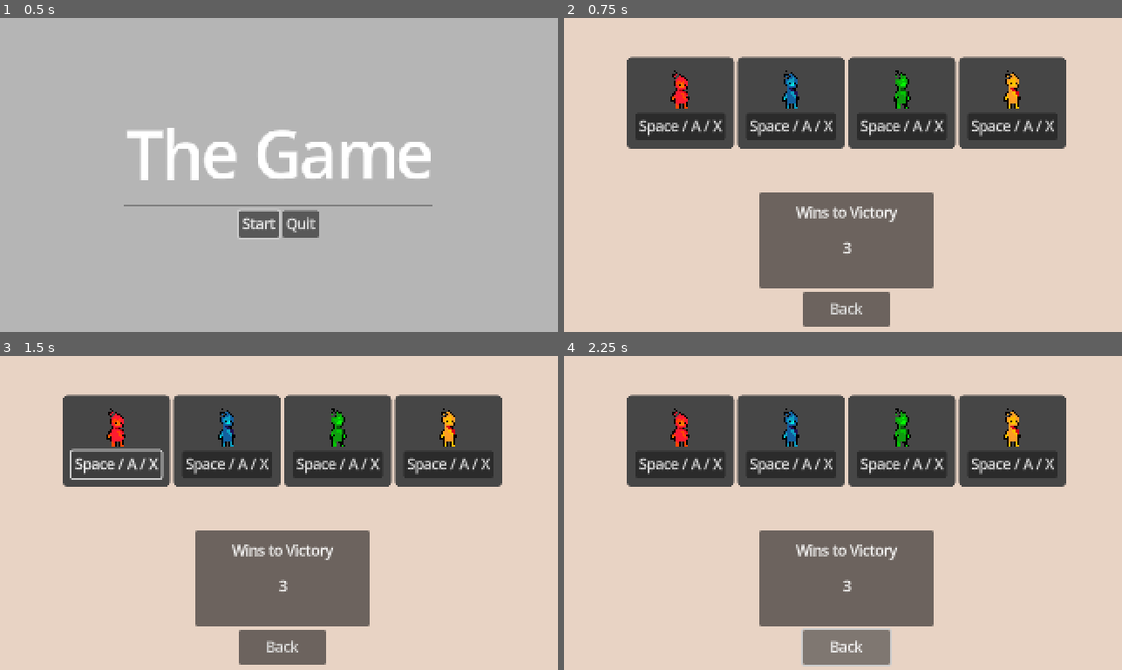
Above: before the commit, frames 1-4 (two rows, left to right).
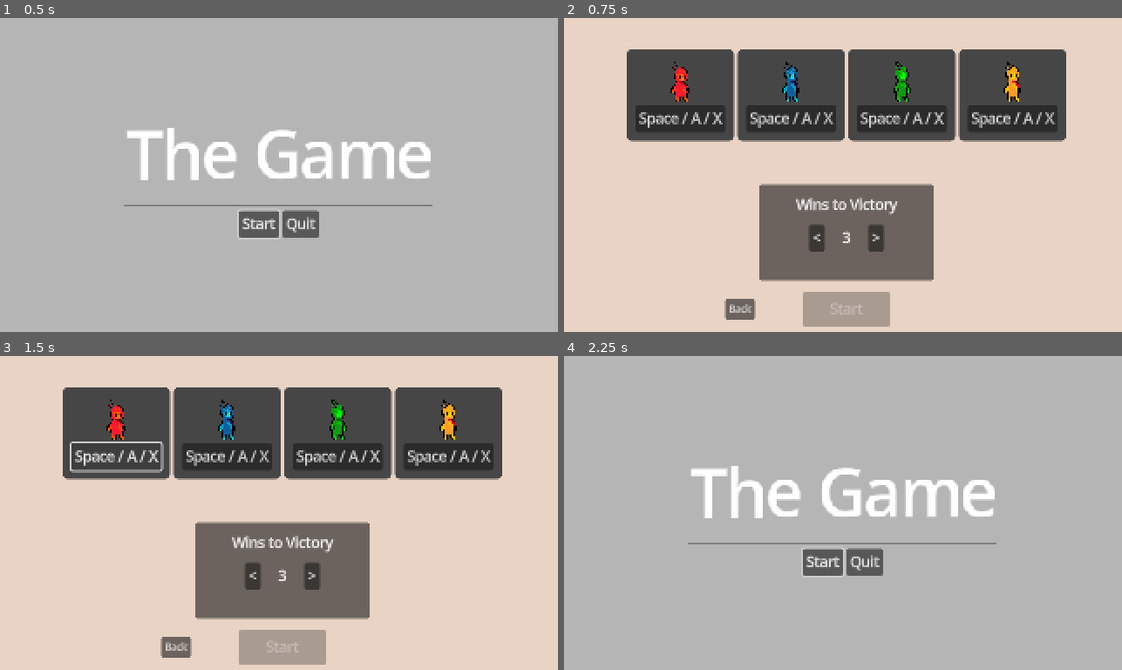
Above: after the commit, the same moments.

Repository: kertox662/GDC-GameJam-W25
Game: Godot game, scene res://game/start/start_screen.tscn
Two runs of this game, one before a commit and one after it. Both use one fixed random seed, a clock stepped at 60 frames per second and the inputs below.
Inputs:
- Up to frame 1 (0.5 s): no input
- Up to frame 2 (0.75 s): click "Start" at 0.5 s
- Up to frame 3 (1.5 s): click "Space / A / X" at 1.25 s
- Up to frame 4 (2.25 s): click "Back" at 2 s

Frame 1 is identical in both runs. In frame 2, 15% of the frame differs, in the area x 11-90%, y 10-99%; in frame 3, 15%; in frame 4, 98%, in the area x 0-100%, y 0-100%.

Commit message:
updated prematch scene

Diff:
--- a/game/start/pre_match.gd
+++ b/game/start/pre_match.gd
@@ -1,13 +1,17 @@
 extends PanelContainer
 
 const PLAYER_NAME_TEMPLATE = "P%d"
+const MIN_PLAYERS := 2
 
 var matchScene: PackedScene = preload("res://game/match.tscn")
 
+var winLabel : Label
 var winGoal := 3
+var players_joined := 0
 
 func _ready() -> void:
-	$MarginContainer/VBoxContainer/MiddleRow/Panel/WinLabel.text = str(winGoal)
+	winLabel = $MarginContainer/VBoxContainer/MiddleRow/Panel/HBoxContainer/WinLabel
+	winLabel.text = str(winGoal)
 
 func _input(event: InputEvent) -> void:
 	var device = InputDevice.fromInputEvent(event)
@@ -15,19 +19,23 @@
 		return
 	if event.is_action("join_game"):
 		handle_player_join(device)
-	elif event.is_action("leave_game"):
-		handle_player_leave(device)
-	elif event.is_action("start_game"):
-		handle_match_start()
+	#elif event.is_action("leave_game"):
+		#handle_player_leave(device)
+	#elif event.is_action("start_game"):
+		#handle_match_start()
 
 
 func handle_player_join(device: InputDevice):
 	if is_player_joined(device):
+		handle_player_leave(device)
 		return
 	var playerInd = 1
 	for child in $MarginContainer/VBoxContainer/PlayerJoinBlocks.get_children():
 		if child.inputDevice == null:
 			child.set_player_joined(device, PLAYER_NAME_TEMPLATE % playerInd)
+			players_joined += 1
+			if (players_joined >= MIN_PLAYERS):
+				$MarginContainer/VBoxContainer/MarginContainer/BottomRow/StartButton.disabled = false
 			break
 		playerInd += 1
 
@@ -35,6 +43,9 @@
 	for child in $MarginContainer/VBoxContainer/PlayerJoinBlocks.get_children():
 		if child.inputDevice and child.inputDevice.equals(device):
 			child.set_player_left()
+			players_joined -= 1
+			if (players_joined >= MIN_PLAYERS):
+				$MarginContainer/VBoxContainer/MarginContainer/BottomRow/StartButton.disabled = true
 			break
 
 func handle_match_start():
@@ -46,8 +57,8 @@
 			data.push_back(ind)
 			players.push_back(data)
 		ind += 1
-	#if players.size() < 2:
-		#return
+	if players.size() < MIN_PLAYERS:
+		return
 	var matchInst = matchScene.instantiate()
 	matchInst.initialize_game(players, winGoal)
 	get_tree().root.add_child(matchInst)
@@ -59,3 +70,24 @@
 		if child.inputDevice and child.inputDevice.equals(device):
 			return true
 	return false
+
+
+
+
+func _on_left_button_pressed() -> void:
+	winGoal = clamp(winGoal-1, 1, 7)
+	winLabel.text = str(winGoal)
+
+
+func _on_right_button_pressed() -> void:
+	winGoal = clamp(winGoal+1, 1, 7)
+	winLabel.text = str(winGoal)
+
+
+
+func _on_back_button_pressed() -> void:
+	get_tree().change_scene_to_file("res://game/start/start_screen.tscn")
+
+
+func _on_start_button_pressed() -> void:
+	handle_match_start()
--- a/game/start/pre_match.tscn
+++ b/game/start/pre_match.tscn
@@ -9,6 +9,40 @@
 
 [sub_resource type="StyleBoxFlat" id="StyleBoxFlat_f4w35"]
 bg_color = Color(0.908657, 0.826105, 0.769626, 1)
+
+[sub_resource type="InputEventAction" id="InputEventAction_1ffd2"]
+action = &"ui_left"
+
+[sub_resource type="Shortcut" id="Shortcut_ky28o"]
+events = [SubResource("InputEventAction_1ffd2")]
+
+[sub_resource type="InputEventAction" id="InputEventAction_w6s5i"]
+action = &"ui_right"
+
+[sub_resource type="InputEventJoypadMotion" id="InputEventJoypadMotion_p01kf"]
+axis_value = -1.0
+
+[sub_resource type="Shortcut" id="Shortcut_dx451"]
+events = [SubResource("InputEventAction_w6s5i"), SubResource("InputEventJoypadMotion_p01kf")]
+
+[sub_resource type="InputEventAction" id="InputEventAction_nch5s"]
+action = &"ui_cancel"
+
+[sub_resource type="Shortcut" id="Shortcut_dpw0j"]
+events = [SubResource("InputEventAction_nch5s")]
+
+[sub_resource type="StyleBoxFlat" id="StyleBoxFlat_kw3k2"]
+bg_color = Color(0.95, 0.429875, 0.2565, 1)
+corner_radius_top_left = 6
+corner_radius_top_right = 6
+corner_radius_bottom_right = 6
+corner_radius_bottom_left = 6
+
+[sub_resource type="InputEventAction" id="InputEventAction_8b5fm"]
+action = &"start_game"
+
+[sub_resource type="Shortcut" id="Shortcut_s11ri"]
+events = [SubResource("InputEventAction_8b5fm")]
 
 [node name="PreMatch" type="PanelContainer"]
 texture_filter = 1
@@ -31,6 +65,7 @@
 [node name="VBoxContainer" type="VBoxContainer" parent="MarginContainer"]
 custom_minimum_size = Vector2(0, 300)
 layout_mode = 2
+theme_override_constants/separation = 13
 
 [node name="PlayerJoinBlocks" type="HBoxContainer" parent="MarginContainer/VBoxContainer"]
 custom_minimum_size = Vector2(0, 100)
@@ -69,6 +104,40 @@
 custom_minimum_size = Vector2(200, 110)
 layout_mode = 2
 
+[node name="HBoxContainer" type="HBoxContainer" parent="MarginContainer/VBoxContainer/MiddleRow/Panel"]
+layout_mode = 1
+anchors_preset = 8
+anchor_left = 0.5
+anchor_top = 0.5
+anchor_right = 0.5
+anchor_bottom = 0.5
+offset_left = -27.0
+offset_top = -13.0
+offset_right = 27.0
+offset_bottom = 27.0
+grow_horizontal = 2
+grow_vertical = 2
+theme_override_constants/separation = 10
+alignment = 1
+
+[node name="LeftButton" type="Button" parent="MarginContainer/VBoxContainer/MiddleRow/Panel/HBoxContainer"]
+layout_mode = 2
+size_flags_vertical = 4
+shortcut = SubResource("Shortcut_ky28o")
+text = "<"
+
+[node name="WinLabel" type="Label" parent="MarginContainer/VBoxContainer/MiddleRow/Panel/HBoxContainer"]
+custom_minimum_size = Vector2(30.785, 0)
+layout_mode = 2
+text = "1"
+horizontal_alignment = 1
+
+[node name="RightButton" type="Button" parent="MarginContainer/VBoxContainer/MiddleRow/Panel/HBoxContainer"]
+layout_mode = 2
+size_flags_vertical = 4
+shortcut = SubResource("Shortcut_dx451")
+text = ">"
+
 [node name="Message" type="Label" parent="MarginContainer/VBoxContainer/MiddleRow/Panel"]
 layout_mode = 1
 anchors_preset = 5
@@ -81,28 +150,33 @@
 grow_horizontal = 2
 text = "Wins to Victory"
 
-[node name="WinLabel" type="Label" parent="MarginContainer/VBoxContainer/MiddleRow/Panel"]
-layout_mode = 1
-anchors_preset = 8
-anchor_left = 0.5
-anchor_top = 0.5
-anchor_right = 0.5
-anchor_bottom = 0.5
-offset_left = -19.0
-offset_top = -2.0
-offset_right = 21.0
-offset_bottom = 21.0
-grow_horizontal = 2
-grow_vertical = 2
-text = "1"
-horizontal_alignment = 1
+[node name="MarginContainer" type="MarginContainer" parent="MarginContainer/VBoxContainer"]
+layout_mode = 2
+theme_override_constants/margin_right = 89
 
-[node name="BottomRow" type="HBoxContainer" parent="MarginContainer/VBoxContainer"]
+[node name="BottomRow" type="HBoxContainer" parent="MarginContainer/VBoxContainer/MarginContainer"]
 layout_mode = 2
-size_flags_horizontal = 4
+theme_override_constants/separation = 55
+alignment = 1
 
-[node name="Button" type="Button" parent="MarginContainer/VBoxContainer/BottomRow"]
+[node name="BackButton" type="Button" parent="MarginContainer/VBoxContainer/MarginContainer/BottomRow"]
+layout_mode = 2
+size_flags_vertical = 4
+theme_override_font_sizes/font_size = 11
+shortcut = SubResource("Shortcut_dpw0j")
+text = "Back"
+
+[node name="StartButton" type="Button" parent="MarginContainer/VBoxContainer/MarginContainer/BottomRow"]
 custom_minimum_size = Vector2(100, 40)
 layout_mode = 2
-text = "Back
-"
+theme_override_styles/normal = SubResource("StyleBoxFlat_kw3k2")
+disabled = true
+shortcut = SubResource("Shortcut_s11ri")
+text = "Start"
+
+[connection signal="button_down" from="MarginContainer/VBoxContainer/MiddleRow/Panel/HBoxContainer/LeftButton" to="." method="_on_left_button_button_down"]
+[connection signal="pressed" from="MarginContainer/VBoxContainer/MiddleRow/Panel/HBoxContainer/LeftButton" to="." method="_on_left_button_pressed"]
+[connection signal="button_down" from="MarginContainer/VBoxContainer/MiddleRow/Panel/HBoxContainer/RightButton" to="." method="_on_right_button_button_down"]
+[connection signal="pressed" from="MarginContainer/VBoxContainer/MiddleRow/Panel/HBoxContainer/RightButton" to="." method="_on_right_button_pressed"]
+[connection signal="pressed" from="MarginContainer/VBoxContainer/MarginContainer/BottomRow/BackButton" to="." method="_on_back_button_pressed"]
+[connection signal="pressed" from="MarginContainer/VBoxContainer/MarginContainer/BottomRow/StartButton" to="." method="_on_start_button_pressed"]
--- a/project.godot
+++ b/project.godot
@@ -43,20 +43,26 @@
 , Object(InputEventJoypadButton,"resource_local_to_scene":false,"resource_name":"","device":-1,"button_index":0,"pressure":0.0,"pressed":true,"script":null)
 ]
 }
+ui_cancel={
+"deadzone": 0.5,
+"events": [Object(InputEventKey,"resource_local_to_scene":false,"resource_name":"","device":0,"window_id":0,"alt_pressed":false,"shift_pressed":false,"ctrl_pressed":false,"meta_pressed":false,"pressed":false,"keycode":4194305,"physical_keycode":0,"key_label":0,"unicode":0,"location":0,"echo":false,"script":null)
+, Object(InputEventJoypadButton,"resource_local_to_scene":false,"resource_name":"","device":-1,"button_index":1,"pressure":0.0,"pressed":true,"script":null)
+]
+}
 ui_left={
 "deadzone": 0.5,
 "events": [Object(InputEventKey,"resource_local_to_scene":false,"resource_name":"","device":0,"window_id":0,"alt_presse …(194 unchanged characters)…
-, Object(InputEventJoypadButton,"resource_local_to_scene":false,"resource_name":"","device":0,"button_index":13,"pressure":0.0,"pressed":false,"script":null)
-, Object(InputEventJoypadMotion,"resource_local_to_scene":false,"resource_name":"","device":0,"axis":0,"axis_value":-1.0,"script":null)
 , Object(InputEventKey,"resource_local_to_scene":false,"resource_name":"","device":-1,"window_id":0,"alt_pressed":false …(182 unchanged characters)…
+, Object(InputEventJoypadMotion,"resource_local_to_scene":false,"resource_name":"","device":-1,"axis":0,"axis_value":-1.0,"script":null)
+, Object(InputEventJoypadButton,"resource_local_to_scene":false,"resource_name":"","device":-1,"button_index":13,"pressure":0.0,"pressed":true,"script":null)
 ]
 }
 ui_right={
 "deadzone": 0.5,
 "events": [Object(InputEventKey,"resource_local_to_scene":false,"resource_name":"","device":0,"window_id":0,"alt_presse …(194 unchanged characters)…
-, Object(InputEventJoypadButton,"resource_local_to_scene":false,"resource_name":"","device":0,"button_index":14,"pressure":0.0,"pressed":false,"script":null)
-, Object(InputEventJoypadMotion,"resource_local_to_scene":false,"resource_name":"","device":0,"axis":0,"axis_value":1.0,"script":null)
 , Object(InputEventKey,"resource_local_to_scene":false,"resource_name":"","device":-1,"window_id":0,"alt_pressed":false …(183 unchanged characters)…
+, Object(InputEventJoypadMotion,"resource_local_to_scene":false,"resource_name":"","device":-1,"axis":0,"axis_value":1.0,"script":null)
+, Object(InputEventJoypadButton,"resource_local_to_scene":false,"resource_name":"","device":-1,"button_index":14,"pressure":0.0,"pressed":true,"script":null)
 ]
 }
 move_left={
Not shown: 1 places in game/start/pre_match.tscn that only renumber resources
Not shown: 1 places in player/blue_player_sprites.tres that only renumber resources
Not shown: 1 places in player/green_player_sprites.tres that only renumber resources
Not shown: 1 places in player/player.tscn that only renumber resources
Not shown: 1 places in player/red_player_sprites.tres that only renumber resources
Not shown: 1 places in player/yellow_player_sprites.tres that only renumber resources
